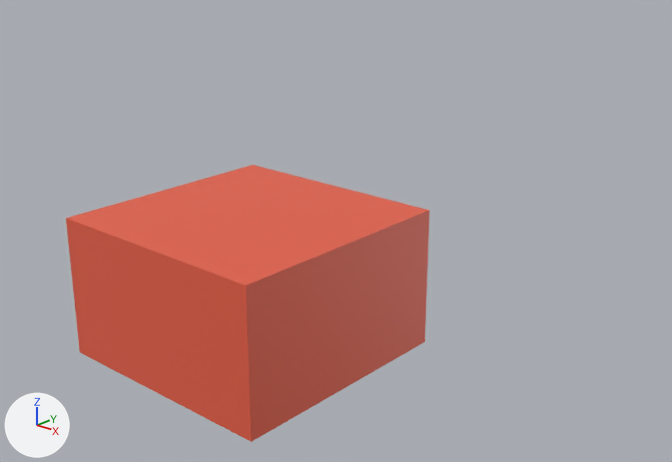
Two versions of the Blender file _design/scene1.blend, one commit apart.
Both versions are drawn from a 50 mm lens placed at (5.04, -4.75, 3.35), pointed at (-0.14, 1.18, 0.51). The axes (+X, +Y, +Z) are drawn at lower left. The lights are the same throughout. The older version comes first.
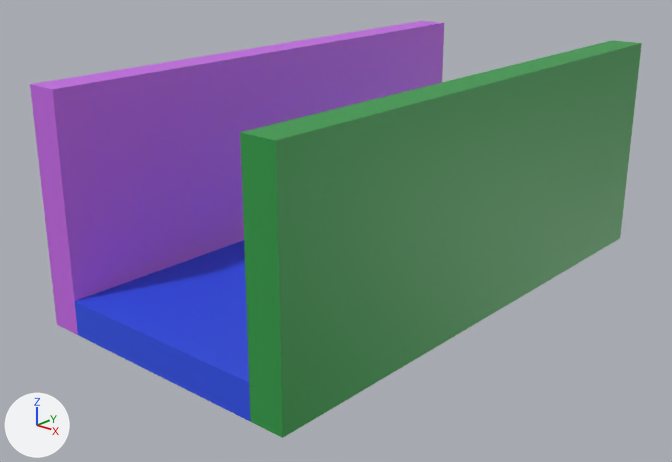
Boxes (x1, y1, x2, y2) around the edits, measured in the pictures (672 x 462 px):
'Cube.001', added (green): after (240, 40, 642, 438)
'Cube', recoloured, moved, rescaled (red to blue): before (66, 165, 430, 442); after (74, 240, 251, 422)
'Cube.002', added (purple): after (30, 21, 444, 335)

What changed in the scene script:
```text
Add mat_floor:
    mat_floor = principled_material('floor')
    mat_floor.base_color = (0.0257, 0.0788, 0.8)  # blue #2c4fe7
Add mat_wall1:
    mat_wall1 = principled_material('wall1')
    mat_wall1.base_color = (0.569, 0.139, 0.8)  # purple #c768e7
Add mat_wall2:
    mat_wall2 = principled_material('wall2')
    mat_wall2.base_color = (0.0296, 0.327, 0.0627)  # green #309b47
Change me_cube:
    used by ob_cube; location = (0.0, 0.0, 0.0)
    remove me_cube.from_pydata(...)  # 8 vertices, 6 faces; spans x -1.0..1.0, y -1.0..1.0, z -0.16..1.0
    remove me_cube.materials.append(mat_material)  # red #e75f46
    add me_cube.from_pydata(...)  # 8 vertices, 6 faces; spans x -1.0..1.0, y -1.0..4.0, z 0.0..0.3
    me_cube part 1: the whole mesh is scaled about its middle by (1, 2.5, 0.26), then moved by (0.0, 1.5, -0.27)
    add me_cube.materials.append(mat_floor)  # blue #2c4fe7
Add me_cube_002:
    me_cube_002.from_pydata(...)  # a box spanning x -1.0..1.0, y -1.0..4.0, z 0.0..0.3
    me_cube_002.materials.append(mat_wall1)  # purple #c768e7
Add me_cube_001:
    me_cube_001.from_pydata(...)  # a box spanning x -1.0..1.0, y -1.0..4.0, z 0.0..0.3
    me_cube_001.materials.append(mat_wall2)  # green #309b47
Add ob_cube_002:
    ob_cube_002 = bpy.data.objects.new('Cube.002', me_cube_002)
    ob_cube_002.location = (-1.0, 0.0, 1.0)
    ob_cube_002.rotation_euler = (0.0, -1.571, 0.0)  # degrees (0, -90, 0)
Add ob_cube_001:
    ob_cube_001 = bpy.data.objects.new('Cube.001', me_cube_001)
    ob_cube_001.location = (1.3, 0.0, 1.0)
    ob_cube_001.rotation_euler = (0.0, -1.571, 0.0)  # degrees (0, -90, 0)
```
